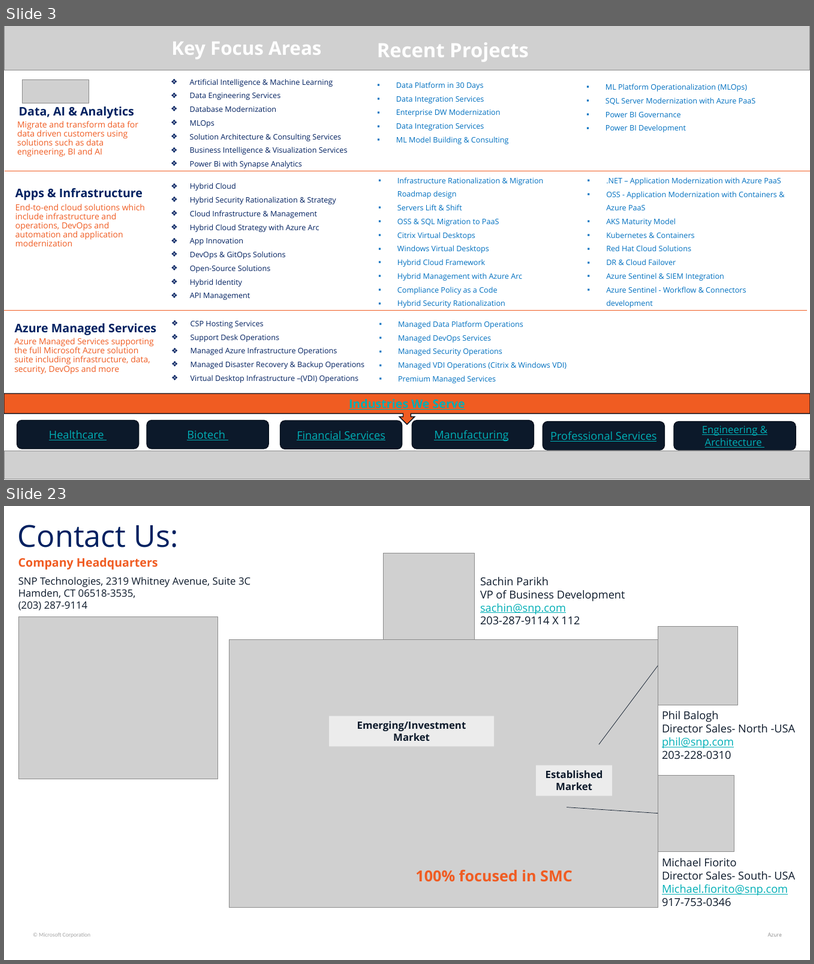
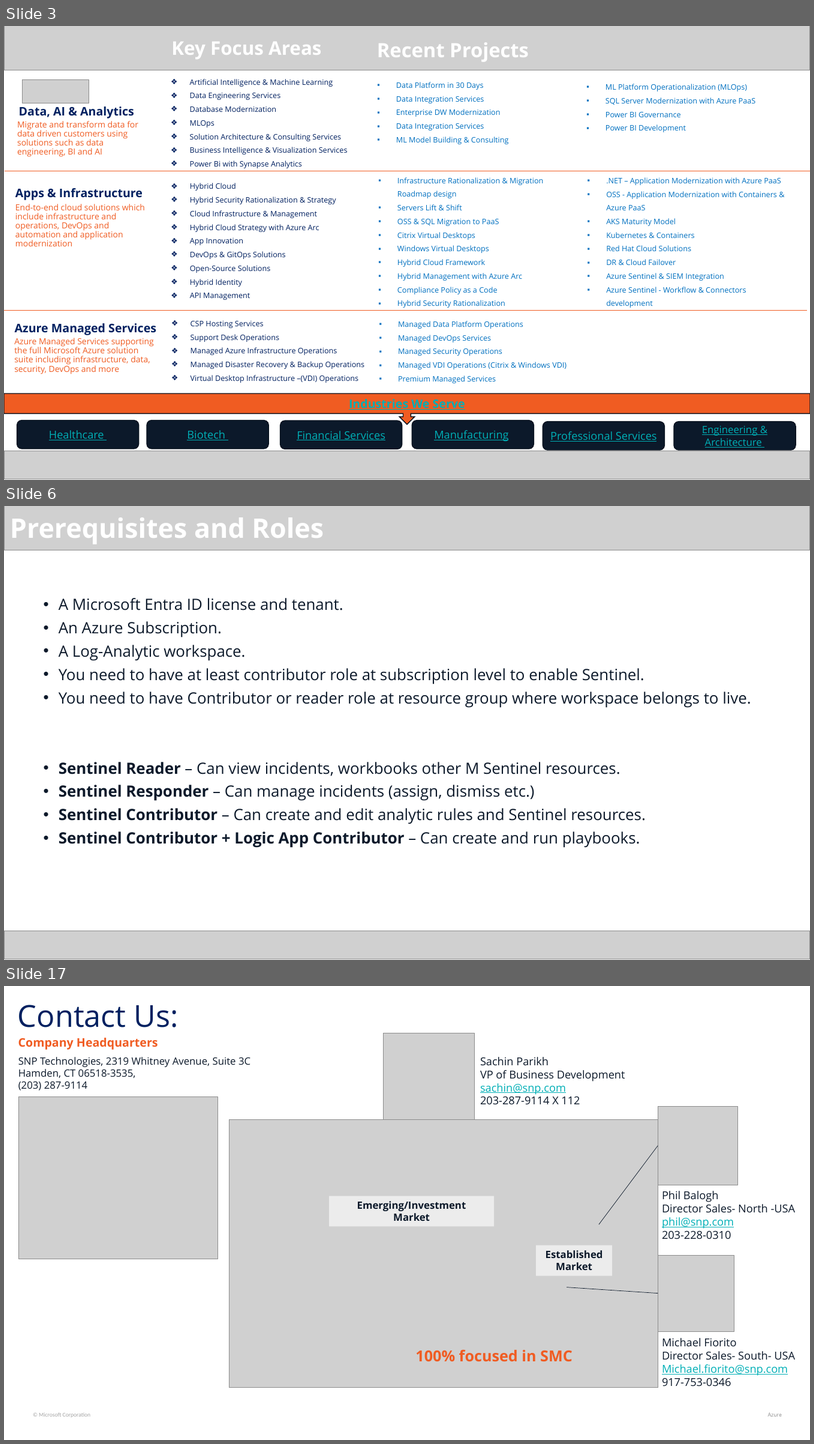
Before and after one commit to Dathasai1234/Personal-Notes, a slide deck: Archive/Presentations/Presentation-2/Virtual Network Gateways.pptx. Shown one above the other, each under a label of ours: slides 3 and 23 before the commit, slides 3, 6 and 17 after it; the slides between them are not shown. The pictures are 814x964 and 814x1444 pixels, drawn with LibreOffice and Linux fonts; fonts in the diff are those of the drawing; grey boxes stand for pictures. Boxes give left, top, right and bottom in pixels: in the first picture for what was removed or moved away, otherwise in the second. Text is boxed around its words. In the diff, an @@ line names an element or a change of style, - is before the commit and + after.

Commit message:
vault backup: Saturday, 22-06-2024, 10:44 pm
Affected files:
Archive/Presentations/Presentation-2/Virtual Network Gateways.pptx
Security/Sentinel/Logging to Sentinel.md
Security/Sentinel/Presentation - Sentinel Deployment.md
Security/Sentinel/Sentinel - Plural Sight.docx
Security/Sentinel/Sentinel.docx

```diff
--- a/Archive/Presentations/Presentation-2/Virtual Network Gateways.pptx
+++ b/Archive/Presentations/Presentation-2/Virtual Network Gateways.pptx
@@ slide 6 added at (4, 506, 810, 960), background #FFFFFF @@
@@ picture added at (4, 506, 810, 550) @@
@@ text added at (10, 517, 324, 544), 32 pt, text #FFFFFF, bold @@
+Prerequisites and Roles
@@ text added at (59, 598, 751, 847), 18.5 pt, text #0C192A @@
+• A Microsoft Entra ID license and tenant.
+• An Azure Subscription.
+• A Log-Analytic workspace.
+• You need to have at least contributor role at subscription level to enable Sentinel.
+• You need to have Contributor or reader role at resource group where workspace belongs to live.
+• Sentinel Reader – Can view incidents, workbooks other M Sentinel resources.
+• Sentinel Responder – Can manage incidents (assign, dismiss etc.)
+• Sentinel Contributor – Can create and edit analytic rules and Sentinel resources.
+• Sentinel Contributor + Logic App Contributor – Can create and run playbooks.
@@ picture added at (4, 931, 810, 959) @@
@@ what was slide 23 is now slide 17 @@
```
Also in this commit, not shown: 1 slide changed, 11 other slides added, 18 slides removed, 4 other files.
